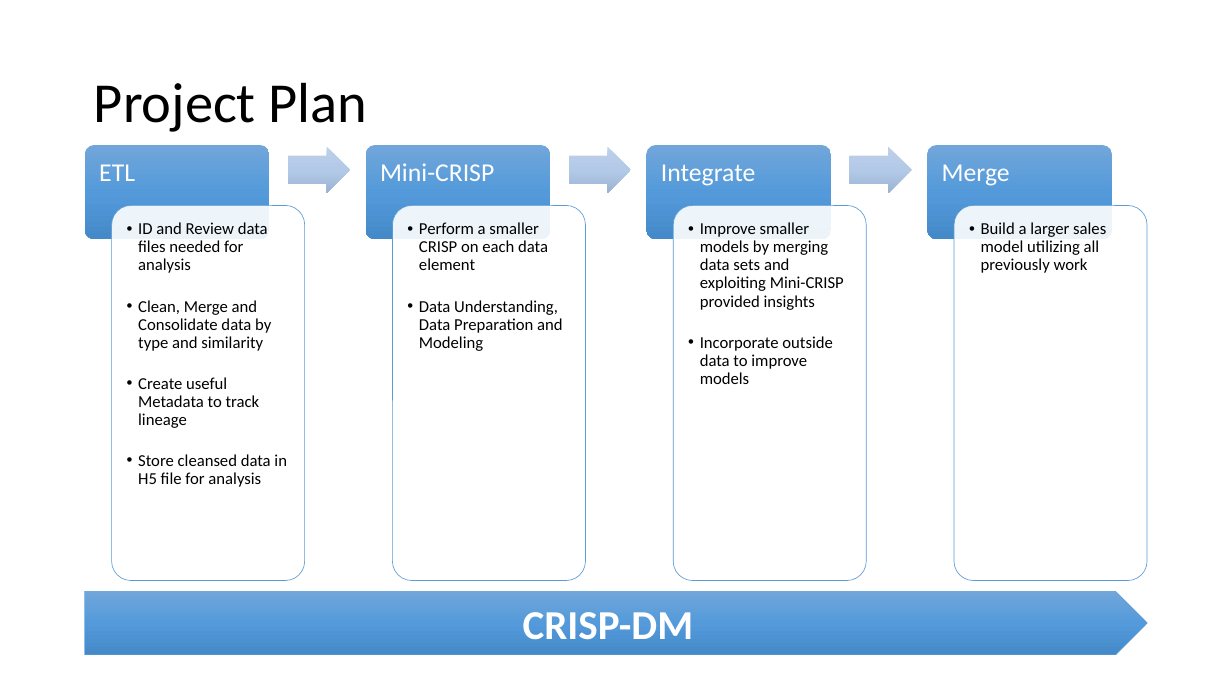
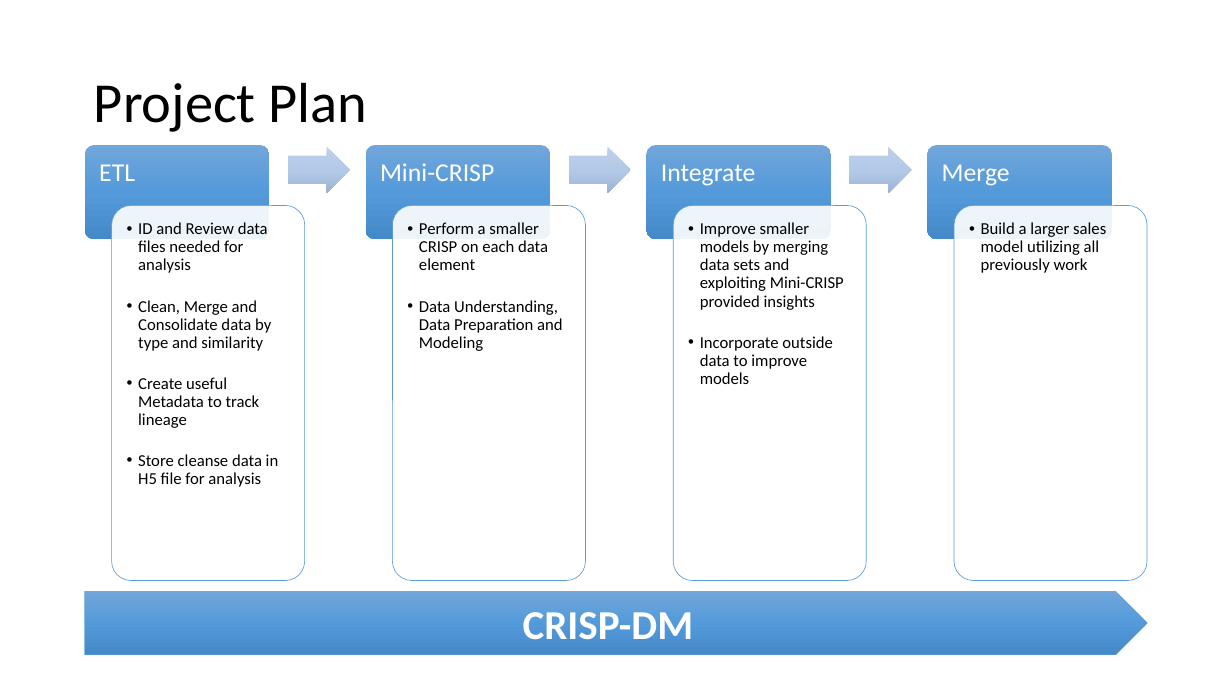
Before and after one commit to mGalarnyk/Machine_Learning_Froyo, a slide deck: slide 6 of Current_Powerpoint/Froyo_v2.pptx. Drawn at 1232x693 pixels with LibreOffice and Linux fonts; fonts in the diff are those of the drawing. Boxes give left, top, right and bottom in pixels: in the first picture for what was removed or moved away, otherwise in the second. Text is boxed around its words. In the diff, an @@ line names an element or a change of style, - is before the commit and + after.

```diff
--- a/Current_Powerpoint/Froyo_v2.pptx
+++ b/Current_Powerpoint/Froyo_v2.pptx
@@ text at bbox=[138, 454, 279, 487]: text changed @@
-  •• Store cleansed data in H5 file for analysis
+  •• Store cleanse data in H5 file for analysis
```
Also in this commit, not shown: 3 slides added, 2 other files.
